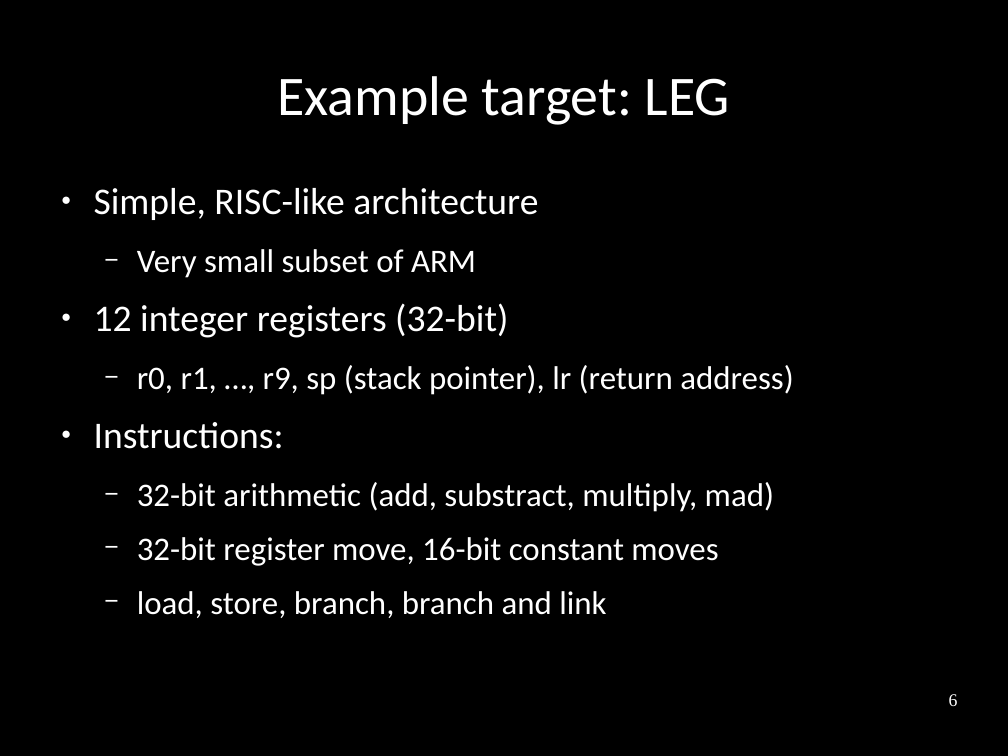
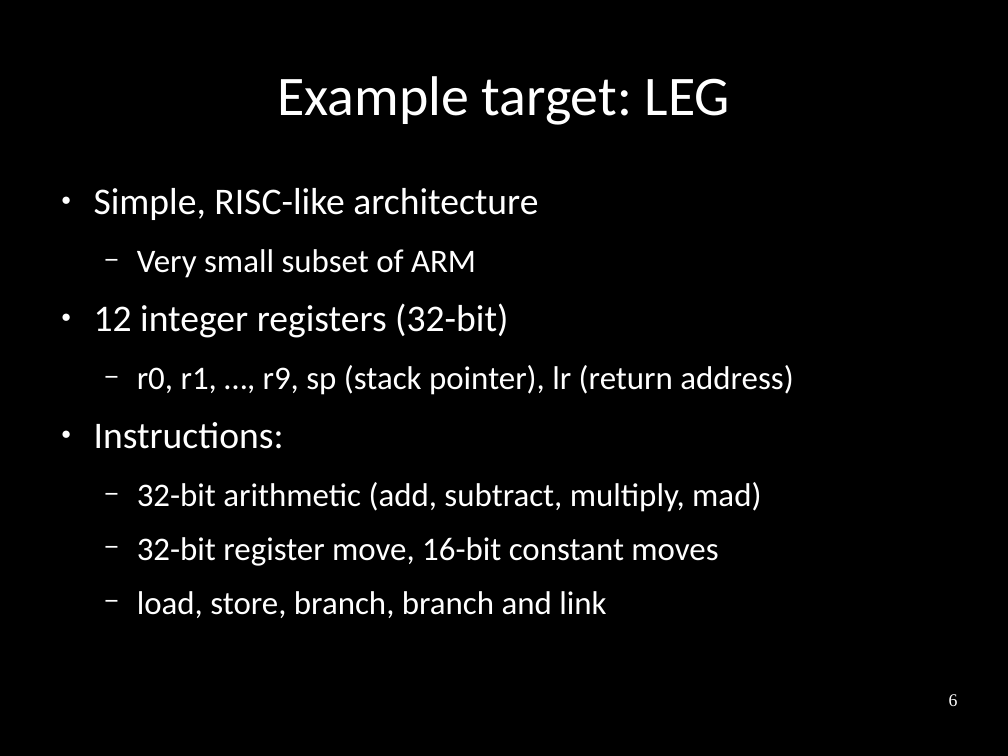
Before and after one commit to frasercrmck/llvm-leg, a slide deck: slide 6 of docs/Codeplay/Slides.odp. Drawn at 1008x756 pixels with LibreOffice and Linux fonts; fonts in the diff are those of the drawing. Boxes give left, top, right and bottom in pixels: in the first picture for what was removed or moved away, otherwise in the second. Text is boxed around its words. In the diff, an @@ line names an element or a change of style, - is before the commit and + after.

```diff
--- a/docs/Codeplay/Slides.odp
+++ b/docs/Codeplay/Slides.odp
@@ text at bbox=[137, 482, 761, 512]: text changed @@
-  − 32-bit arithmetic (add, substract, multiply, mad)
+  − 32-bit arithmetic (add, subtract, multiply, mad)
```
Also in this commit, not shown: 6 other slides changed, 2 other files.
